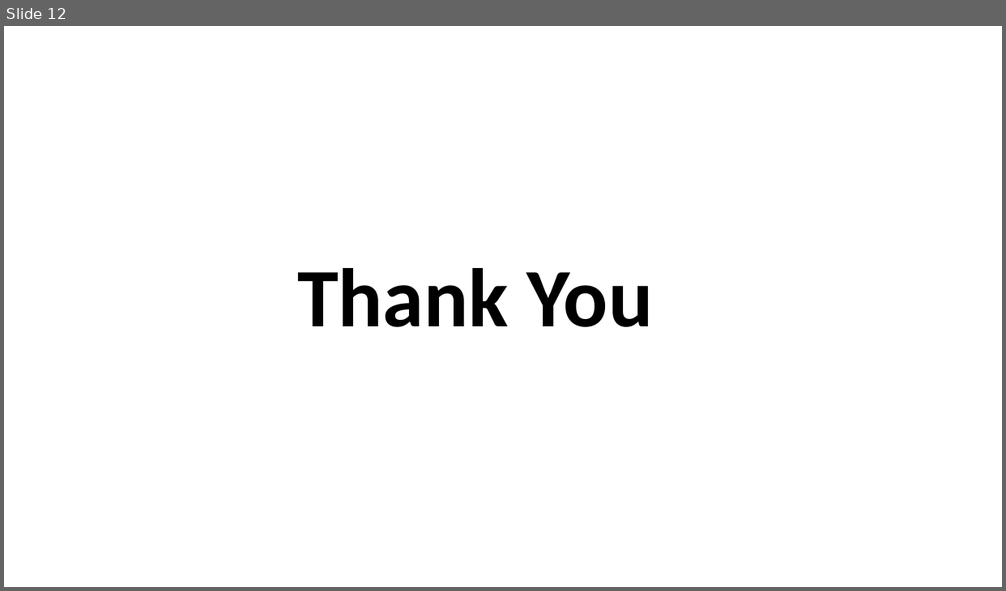
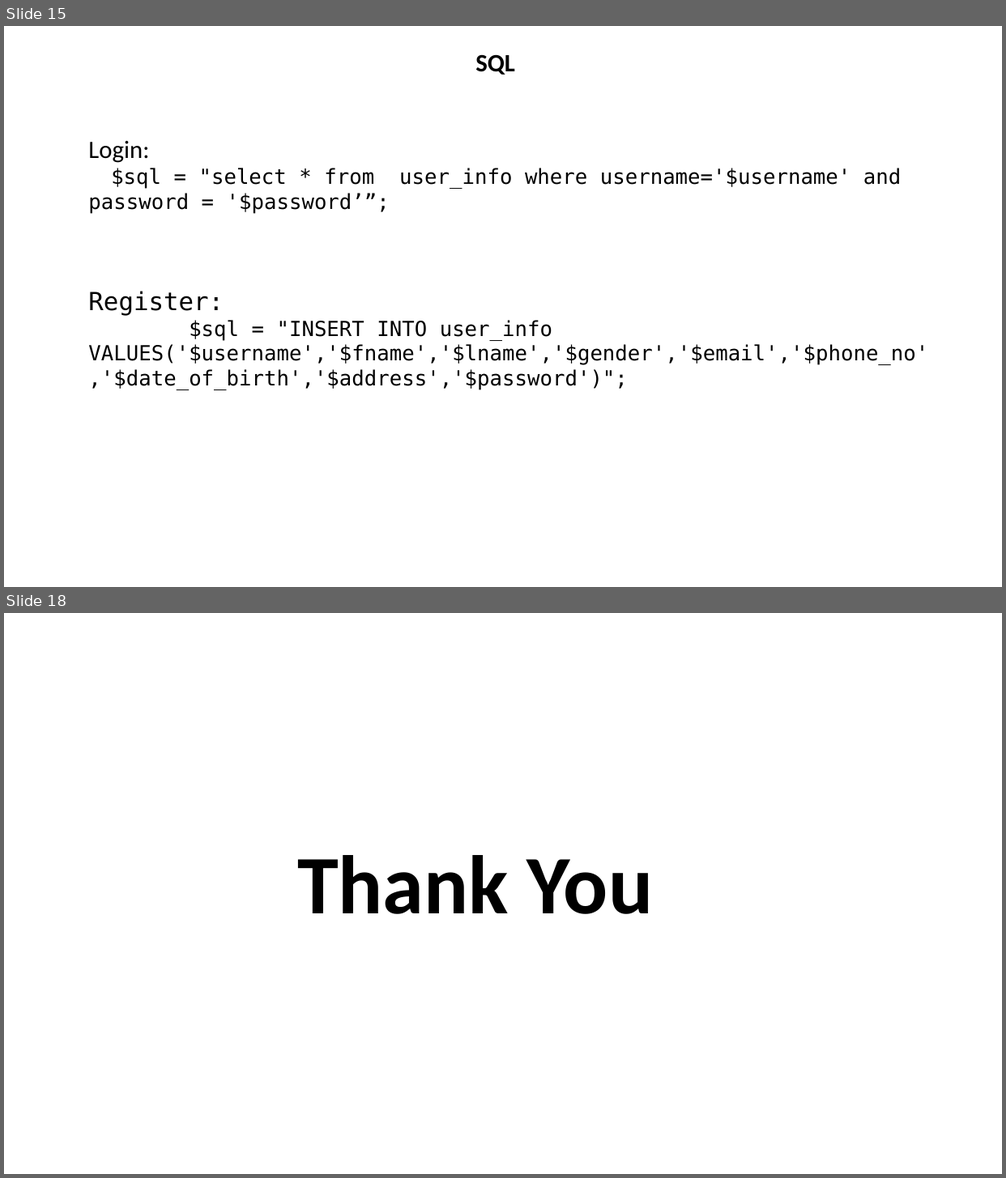
Before and after one commit to shaongitbd/socialz, a slide deck: Database Project.pptx. Shown one above the other, each under a label of ours: slide 12 before the commit, slides 15 and 18 after it; the slides between them are not shown. The pictures are 1006x591 and 1006x1178 pixels, drawn with LibreOffice and Linux fonts; fonts in the diff are those of the drawing. Boxes give left, top, right and bottom in pixels: in the first picture for what was removed or moved away, otherwise in the second. Text is boxed around its words. In the diff, an @@ line names an element or a change of style, - is before the commit and + after.

```diff
--- a/Database Project.pptx
+++ b/Database Project.pptx
@@ slide 15 added at (4, 26, 1002, 587), background #FFFFFF @@
@@ text added at (475, 54, 515, 75), 24 pt, text #000000, bold @@
+SQL
@@ text added at (88, 141, 928, 390), 20 pt, text #000000 @@
+Login:
+$sql = "select * from user_info where username='$username' and password = '$password’”;
+Register:
+$sql = "INSERT INTO user_info VALUES('$username','$fname','$lname','$gender','$email','$phone_no','$date_of_birth','$address','$password')";
@@ what was slide 12 is now slide 18 @@
```
Also in this commit, not shown: 1 slide changed, 6 other slides added, 5 other files.
